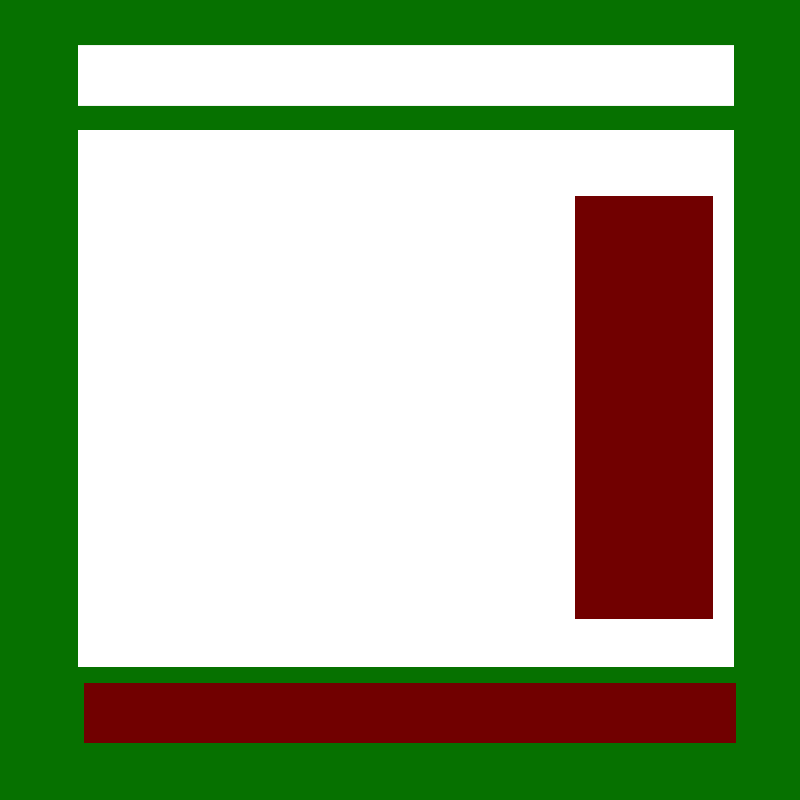
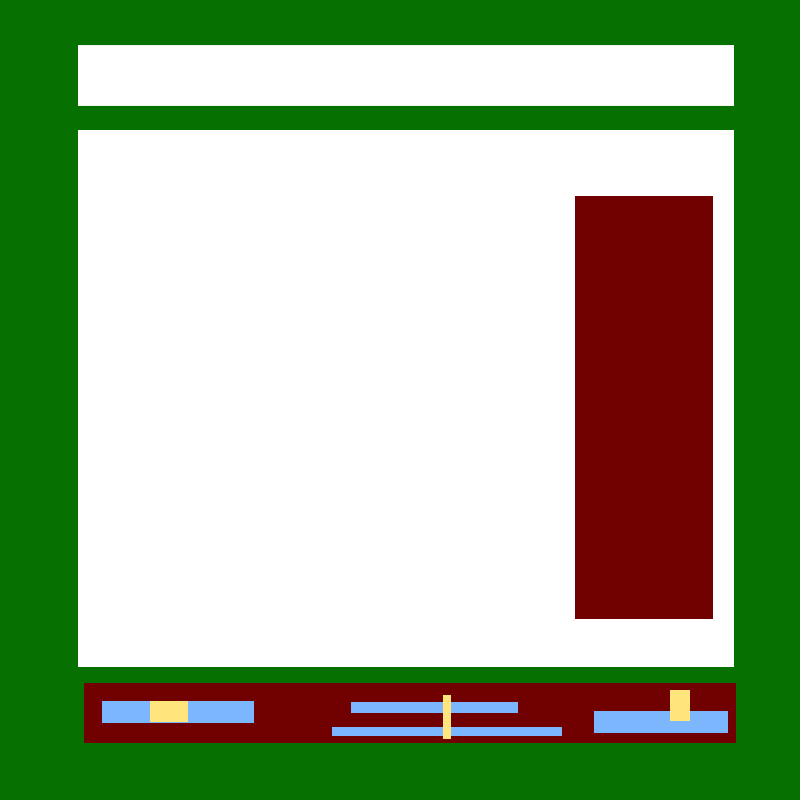
Layered file, before and after one edit (800 × 800). Changes by layer:
painted on "Layer 1" over [102, 690, 728, 739]
